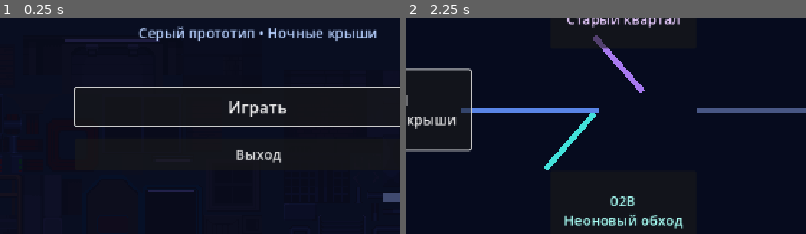
Above: before the commit, frames 1-2 (left to right).
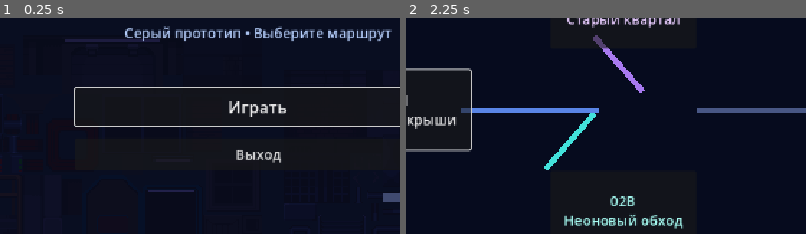
Above: after the commit, the same moments.

Repository: slug85/cat-game
Game: Godot game, scene res://scenes/main_menu.tscn
Two runs of this game, one before a commit and one after it. Both use one fixed random seed, a clock stepped at 60 frames per second and the inputs below. Sound files missing from this copy of the repository are replaced by a short silence.
Inputs:
- Up to frame 1 (0.25 s): no input
- Up to frame 2 (2.25 s): click "Играть" at 0.5 s; click "В главное меню" at 1.25 s; click "Играть" at 2 s
The pictures show only the part of the screen within x 20-70%, y 37-87%; the shares and areas given below are measured in that part.

The runs differ from the first frame. In frame 1, 1.9% of the frame differs, in the area x 31-98%, y 3-12%; in frame 2, nothing differs.

Commit message:
Update main menu route subtitle

Diff:
--- a/scenes/main_menu.tscn
+++ b/scenes/main_menu.tscn
@@ -81,7 +81,7 @@
 layout_mode = 2
 theme_override_colors/font_color = Color(0.72, 0.82, 1, 1)
 theme_override_font_sizes/font_size = 20
-text = "Серый прототип • Ночные крыши"
+text = "Серый прототип • Выберите маршрут"
 horizontal_alignment = 1
 
 [node name="Spacer" type="Control" parent="Content"]
